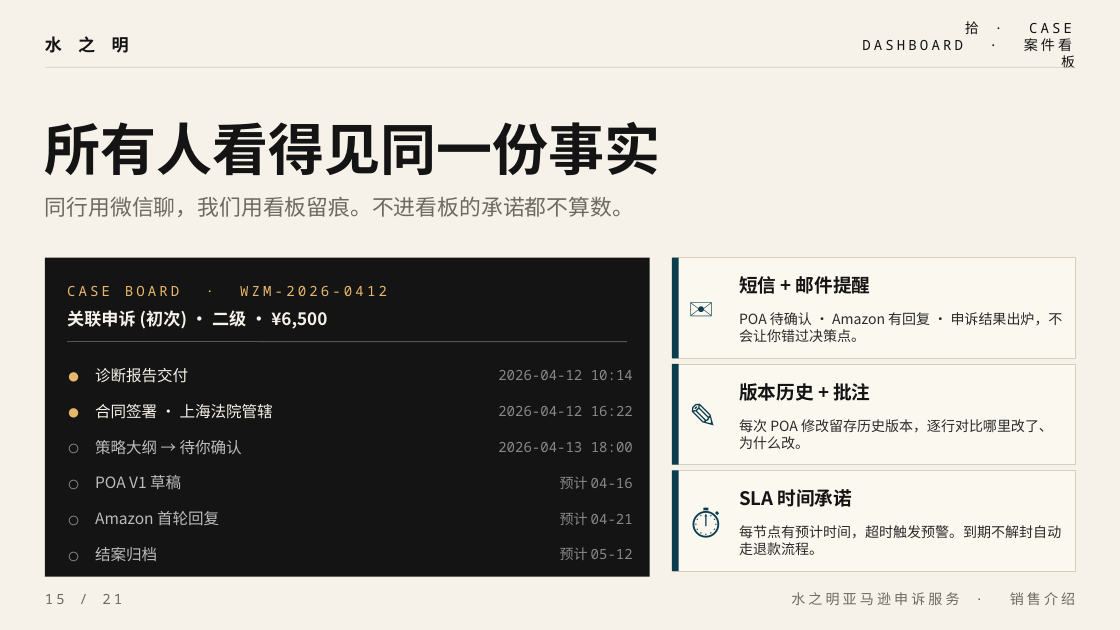
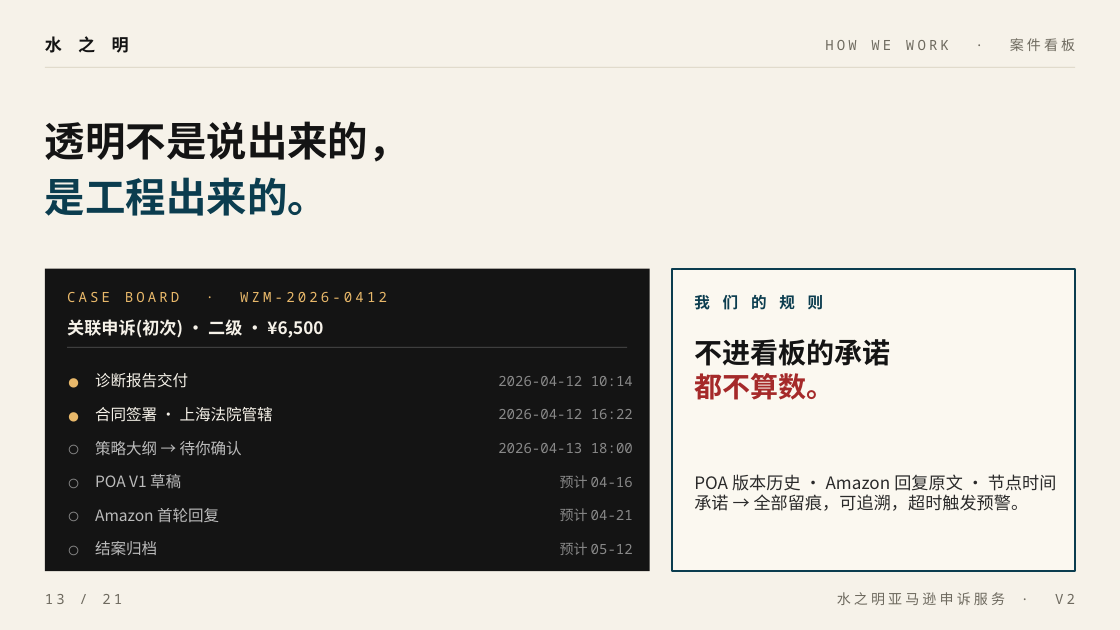
Before and after one commit to chenfei125/shuizhiming-site1, a slide deck: slide 13 of 水之明销售介绍.pptx (slide 15 before the commit). Drawn at 1120x630 pixels with LibreOffice and Linux fonts; fonts in the diff are those of the drawing. Boxes give left, top, right and bottom in pixels: in the first picture for what was removed or moved away, otherwise in the second. Text is boxed around its words. In the diff, an @@ line names an element or a change of style, - is before the commit and + after.

```diff
--- a/水之明销售介绍.pptx
+++ b/水之明销售介绍.pptx
@@ text at (x1=825, y1=38, x2=1075, y2=51): text changed; text colour #141414 to #6E6A5F @@
-拾 · CASE DASHBOARD · 案件看板
+HOW WE WORK · 案件看板
@@ text at (x1=45, y1=121, x2=409, y2=162): text changed; size 36 to 26 pt @@
-所有人看得见同一份事实
+透明不是说出来的，
@@ text at (x1=45, y1=177, x2=328, y2=216): text changed; size 14 to 26 pt; text colour #6E6A5F to #0B3D4F; bold on @@
-同行用微信聊，我们用看板留痕。不进看板的承诺都不算数。
+是工程出来的。
@@ rectangle resized from (x1=45, y1=258, x2=650, y2=577) to (x1=45, y1=269, x2=650, y2=571) @@
@@ rectangle resized from (x1=672, y1=258, x2=1075, y2=358) to (x1=672, y1=269, x2=1075, y2=571) @@
@@ rectangle at (x1=672, y1=269, x2=1075, y2=571): outline #D6CFBD 0.5 pt to #0B3D4F 1 pt @@
@@ rectangle removed at (x1=672, y1=258, x2=679, y2=358) @@
@@ text removed at (x1=689, y1=274, x2=734, y2=342) @@
-✉
@@ text added at (x1=694, y1=295, x2=824, y2=310), 10 pt, text #0B3D4F, bold @@
+我 们 的 规 则
@@ text removed at (x1=739, y1=276, x2=871, y2=294) @@
-短信 + 邮件提醒
@@ text at (x1=67, y1=319, x2=323, y2=338): spaces changed @@
-关联申诉 (初次) · 二级 · ¥6,500
+关联申诉(初次) · 二级 · ¥6,500
@@ text removed at (x1=739, y1=312, x2=1063, y2=342) @@
-POA 待确认 · Amazon 有回复 · 申诉结果出炉，不会让你错过决策点。
@@ text added at (x1=694, y1=339, x2=890, y2=400), 18 pt, text #141414, bold @@
+不进看板的承诺
+都不算数。
@@ 5 texts, 1 line moved together from (x1=67, y1=286, x2=633, y2=428) to (x1=67, y1=292, x2=633, y2=431) @@
@@ rectangle removed at (x1=672, y1=364, x2=1075, y2=465) @@
@@ rectangle removed at (x1=672, y1=364, x2=679, y2=465) @@
@@ text removed at (x1=689, y1=381, x2=734, y2=448) @@
-✎
@@ text removed at (x1=739, y1=383, x2=870, y2=401) @@
-版本历史 + 批注
@@ text removed at (x1=739, y1=419, x2=1053, y2=449) @@
-每次 POA 修改留存历史版本，逐行对比哪里改了、为什么改。
@@ rectangle removed at (x1=672, y1=470, x2=1075, y2=571) @@
@@ rectangle removed at (x1=672, y1=470, x2=679, y2=571) @@
@@ text added at (x1=694, y1=474, x2=1057, y2=511), 11 pt, text #2A2A2A @@
+POA 版本历史 · Amazon 回复原文 · 节点时间承诺 → 全部留痕，可追溯，超时触发预警。
@@ text removed at (x1=689, y1=487, x2=734, y2=554) @@
-⏱
@@ text removed at (x1=739, y1=489, x2=853, y2=507) @@
-SLA 时间承诺
@@ 5 texts moved together from (x1=67, y1=502, x2=633, y2=571) to (x1=67, y1=498, x2=633, y2=566) @@
@@ text removed at (x1=739, y1=525, x2=1061, y2=555) @@
-每节点有预计时间，超时触发预警。到期不解封自动走退款流程。
@@ text at (x1=45, y1=594, x2=122, y2=604): text changed @@
-15 / 21
+13 / 21
@@ text at (x1=837, y1=592, x2=1075, y2=605): text changed @@
-水之明亚马逊申诉服务 · 销售介绍
+水之明亚马逊申诉服务 · V2
```
Also in this commit, not shown: 5 other slides changed, 15 slides added, 15 slides removed, 1 other file.
